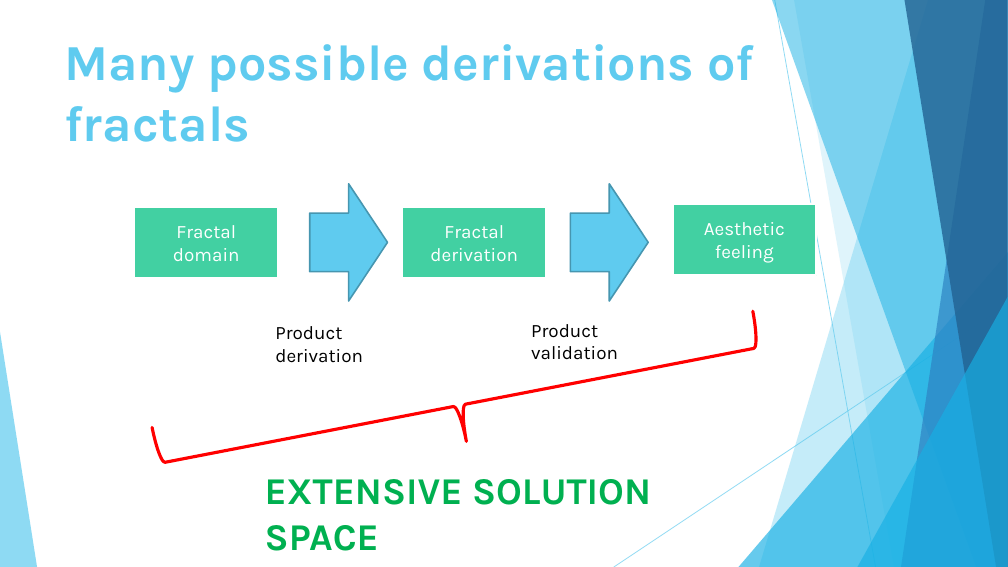
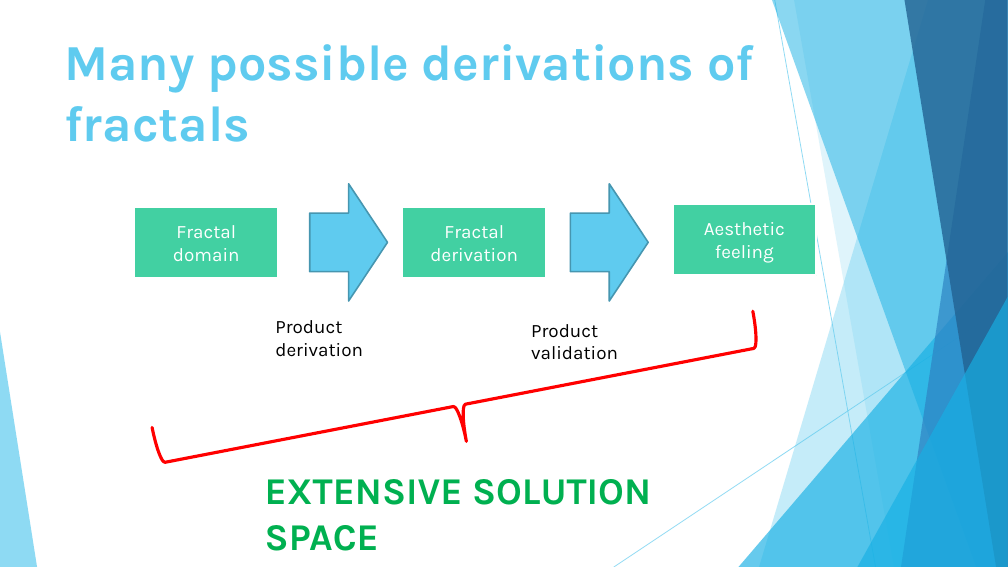
Before and after one commit to jperdek/productLineAnalysisGame, a slide deck: slide 38 of presentation/Aspect orientated configuration of software product line features.pptx. Drawn at 1008x567 pixels with LibreOffice and Linux fonts; fonts in the diff are those of the drawing. Boxes give left, top, right and bottom in pixels: in the first picture for what was removed or moved away, otherwise in the second. Text is boxed around its words. In the diff, an @@ line names an element or a change of style, - is before the commit and + after.

```diff
--- a/presentation/Aspect orientated configuration of software product line features.pptx
+++ b/presentation/Aspect orientated configuration of software product line features.pptx
@@ text "Product derivation": place and size @@
-text "Product derivation" at box(275, 326, 363, 363)
+text "Product derivation" at box(275, 320, 363, 357)
```
Also in this commit, not shown: 3 slides added, 21 other files.
